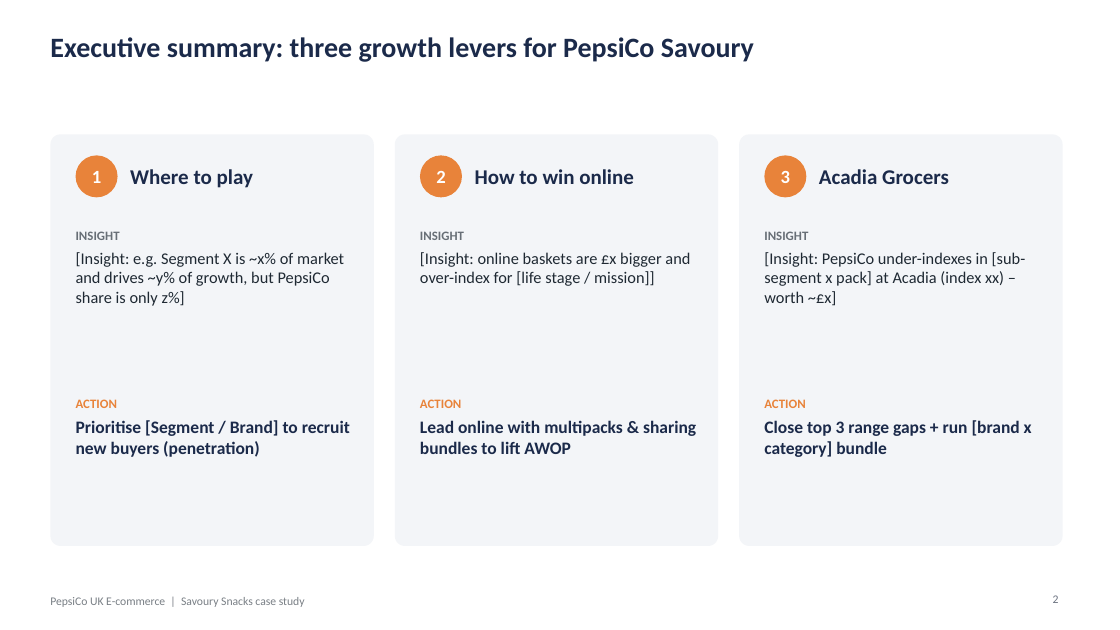
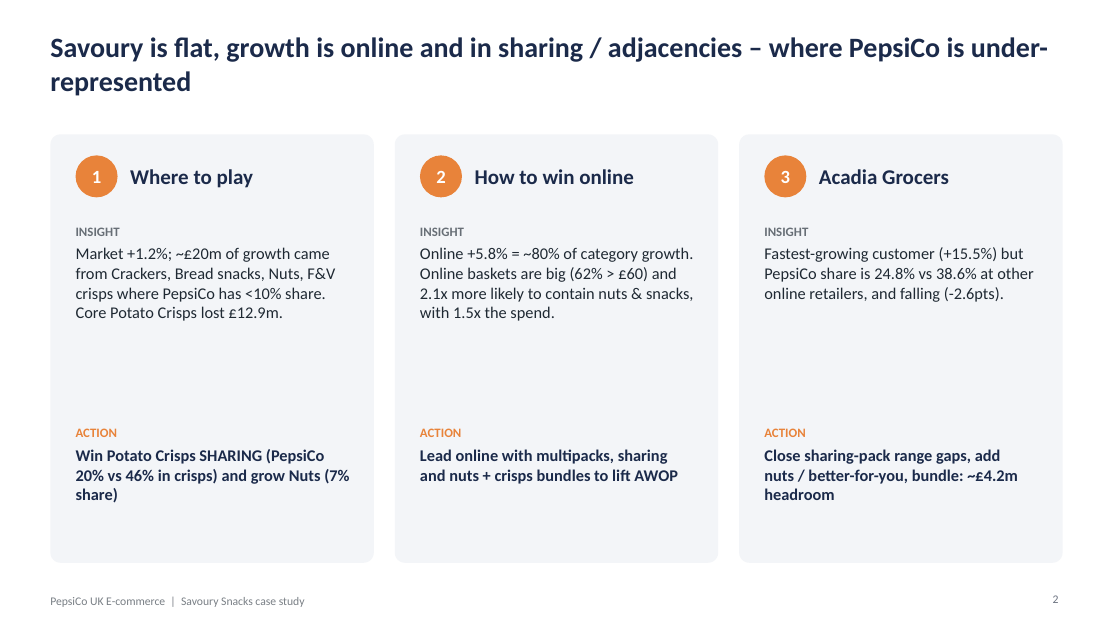
Before and after one commit to harshjunekumar/test-sample, a slide deck: slide 2 of case_study/PepsiCo_Savoury_Case_Study_Deck.pptx. Drawn at 1120x630 pixels with LibreOffice and Linux fonts; fonts in the diff are those of the drawing. Boxes give left, top, right and bottom in pixels: in the first picture for what was removed or moved away, otherwise in the second. Text is boxed around its words. In the diff, an @@ line names an element or a change of style, - is before the commit and + after.

```diff
--- a/case_study/PepsiCo_Savoury_Case_Study_Deck.pptx
+++ b/case_study/PepsiCo_Savoury_Case_Study_Deck.pptx
@@ title at (50, 37, 1048, 96): text changed @@
-Executive summary: three growth levers for PepsiCo Savoury
+Savoury is flat, growth is online and in sharing / adjacencies – where PepsiCo is under-represented
@@ rounded rectangle: place and size @@
-rounded rectangle at (50, 134, 374, 546)
+rounded rectangle at (50, 134, 374, 563)
@@ rounded rectangle: place and size @@
-rounded rectangle at (395, 134, 718, 546)
+rounded rectangle at (395, 134, 718, 563)
@@ rounded rectangle: place and size @@
-rounded rectangle at (739, 134, 1063, 546)
+rounded rectangle at (739, 134, 1063, 563)
@@ 3 texts: place and size @@
-3 texts at (76, 231, 808, 240)
+3 texts at (76, 227, 808, 236)
@@ text at (76, 247, 335, 321): text changed @@
-[Insight: e.g. Segment X is ~x% of market and drives ~y% of growth, but PepsiCo share is only z%]
+Market +1.2%; ~£20m of growth came from Crackers, Bread snacks, Nuts, F&V crisps where PepsiCo has <10% share. Core Potato Crisps lost £12.9m.
@@ text at (420, 247, 694, 321): text changed @@
-[Insight: online baskets are £x bigger and over-index for [life stage / mission]]
+Online +5.8% = ~80% of category growth. Online baskets are big (62% > £60) and 2.1x more likely to contain nuts & snacks, with 1.5x the spend.
@@ text at (764, 247, 1033, 302): text changed @@
-[Insight: PepsiCo under-indexes in [sub-segment x pack] at Acadia (index xx) – worth ~£x]
+Fastest-growing customer (+15.5%) but PepsiCo share is 24.8% vs 38.6% at other online retailers, and falling (-2.6pts).
@@ text at (76, 449, 349, 503): text changed; size 15 to 14 pt @@
-Prioritise [Segment / Brand] to recruit new buyers (penetration)
+Win Potato Crisps SHARING (PepsiCo 20% vs 46% in crisps) and grow Nuts (7% share)
@@ text at (420, 449, 678, 484): text changed; size 15 to 14 pt @@
-Lead online with multipacks & sharing bundles to lift AWOP
+Lead online with multipacks, sharing and nuts + crisps bundles to lift AWOP
@@ 3 texts: place and size @@
-3 texts at (76, 399, 805, 408)
+3 texts at (76, 428, 805, 437)
@@ text at (764, 449, 1018, 500): text changed; size 15 to 14 pt @@
-Close top 3 range gaps + run [brand x category] bundle
+Close sharing-pack range gaps, add nuts / better-for-you, bundle: ~£4.2m headroom
```
Also in this commit, not shown: 6 other slides changed, 3 slides added, 3 slides removed, 4 other files.
